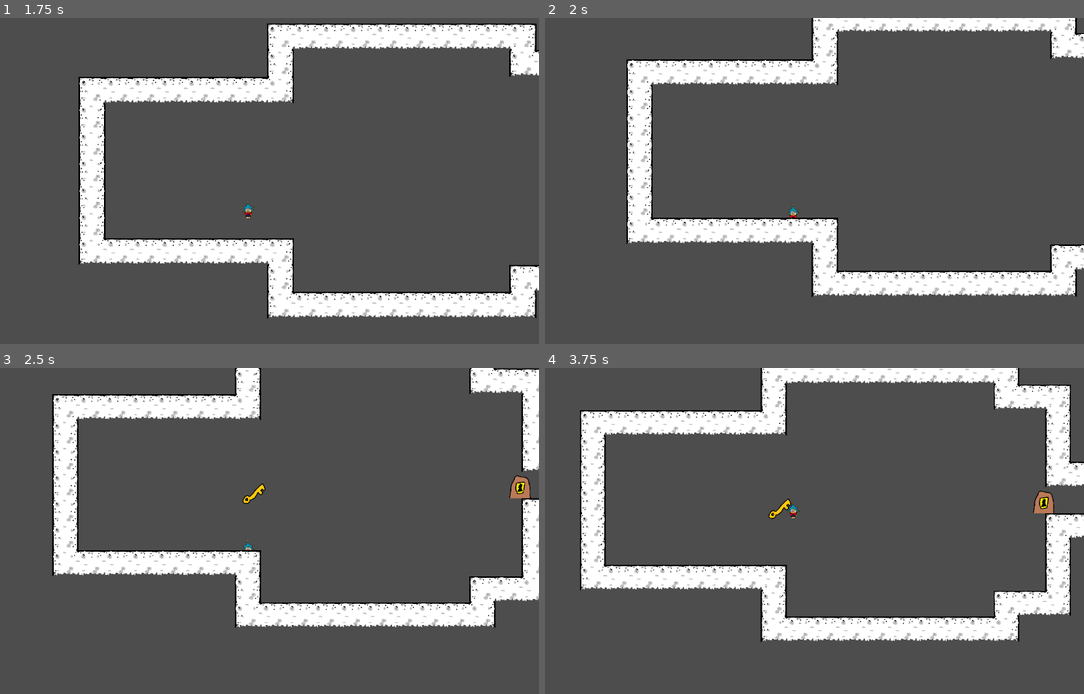
Above: before the commit, frames 1-4 (two rows, left to right).
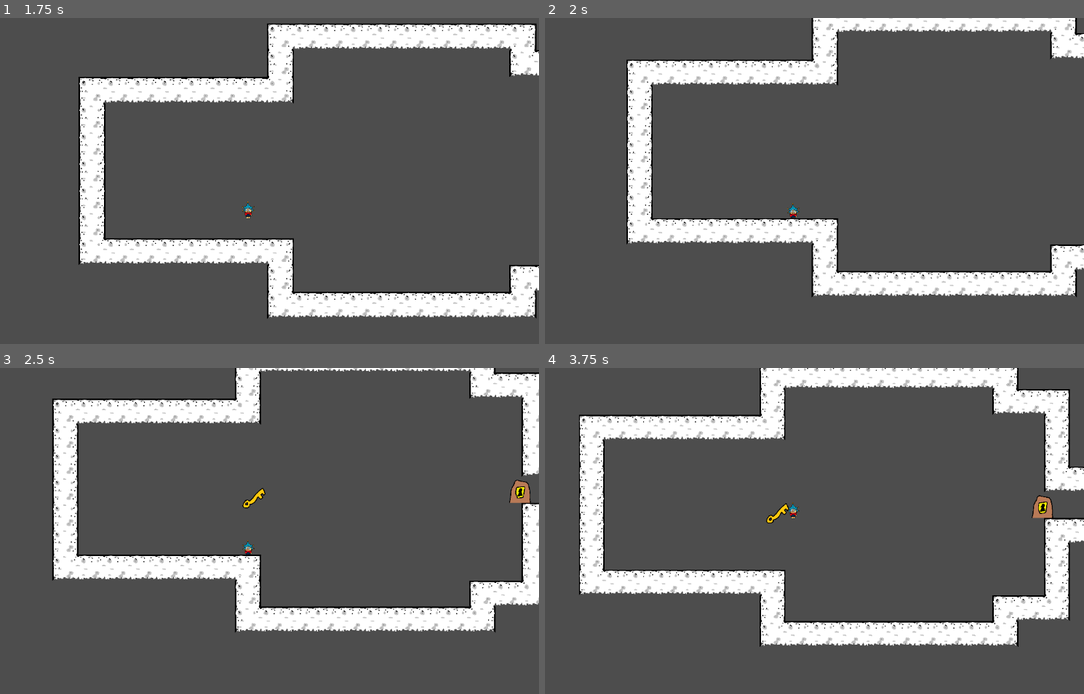
Above: after the commit, the same moments.

Repository: MikalMica/Mascarada-to-wapa
Game: Godot game, scene res://Scenes/Scenarios/test_scene.tscn
The game is run twice, just before and just after one commit, with the same random seed, the same clock (stepped at 60 frames per second) and the same inputs. The project has no main scene, so this scene is started directly.
Inputs:
- Up to frame 1 (1.75 s): hold Right (Right) 0.53-1.28 s; hold E (default_mask) 0.53-1.28 s; hold Down (Down) from 1.28 s (still down); tap R (object_mask) at 1.35 s
- Up to frame 2 (2 s): keep holding Down (Down)
- Up to frame 3 (2.5 s): release Down (Down) at 2.03 s; hold Right (Right) from 2.03 s (still down); hold E (default_mask) from 2.03 s (still down)
- Up to frame 4 (3.75 s): release Right (Right) at 2.78 s; release E (default_mask) at 2.78 s; hold Up (Up) 2.78-3.53 s; tap R (object_mask) at 2.85 s; hold A (Left) from 3.53 s (still down); hold E (default_mask) from 3.53 s (still down)

Frame 1 is identical in both runs. In frame 2, 1.0% of the frame differs, in the area x 15-100%, y 0-86%; in frame 3, 8.1%; in frame 4, 11%, in the area x 6-100%, y 0-86%.

Commit message:
Hitboxes adecuadas

Diff:
--- a/MascaradaToWapa/Scenes/Objects/player_new.tscn
+++ b/MascaradaToWapa/Scenes/Objects/player_new.tscn
@@ -6,6 +6,7 @@
 [ext_resource type="Script" uid="uid://cq2xhal270ups" path="res://Scripts/player_on_hit.gd" id="4_m4g67"]
 
 [sub_resource type="RectangleShape2D" id="RectangleShape2D_81akd"]
+size = Vector2(79.943756, 72.02843)
 
 [sub_resource type="RectangleShape2D" id="RectangleShape2D_n3sv7"]
 
@@ -126,8 +127,7 @@
 region_rect = Rect2(80, 212, 60, 81)
 
 [node name="Shape" type="CollisionShape2D" parent="." unique_id=1132779650]
-visible = false
-position = Vector2(0, 2)
+position = Vector2(-0.85863495, 8.195063)
 scale = Vector2(0.3717273, 0.66098726)
 shape = SubResource("RectangleShape2D_81akd")
 
@@ -137,12 +137,15 @@
 movementNode = NodePath("..")
 
 [node name="PlayerHitbox" type="Area2D" parent="." unique_id=97422374 node_paths=PackedStringArray("player_node")]
+position = Vector2(-0.99999976, 8)
+scale = Vector2(1.4972651, 2.4309714)
 collision_mask = 2
 script = ExtResource("4_m4g67")
 player_node = NodePath("..")
 
 [node name="CollisionShape2D" type="CollisionShape2D" parent="PlayerHitbox" unique_id=899700171]
 shape = SubResource("RectangleShape2D_n3sv7")
+debug_color = Color(0.9321408, 2.6375652e-05, 0.65197235, 0.41960785)
 
 [node name="AnimationPlayer" type="AnimationPlayer" parent="." unique_id=163794158]
 libraries/ = SubResource("AnimationLibrary_81akd")
